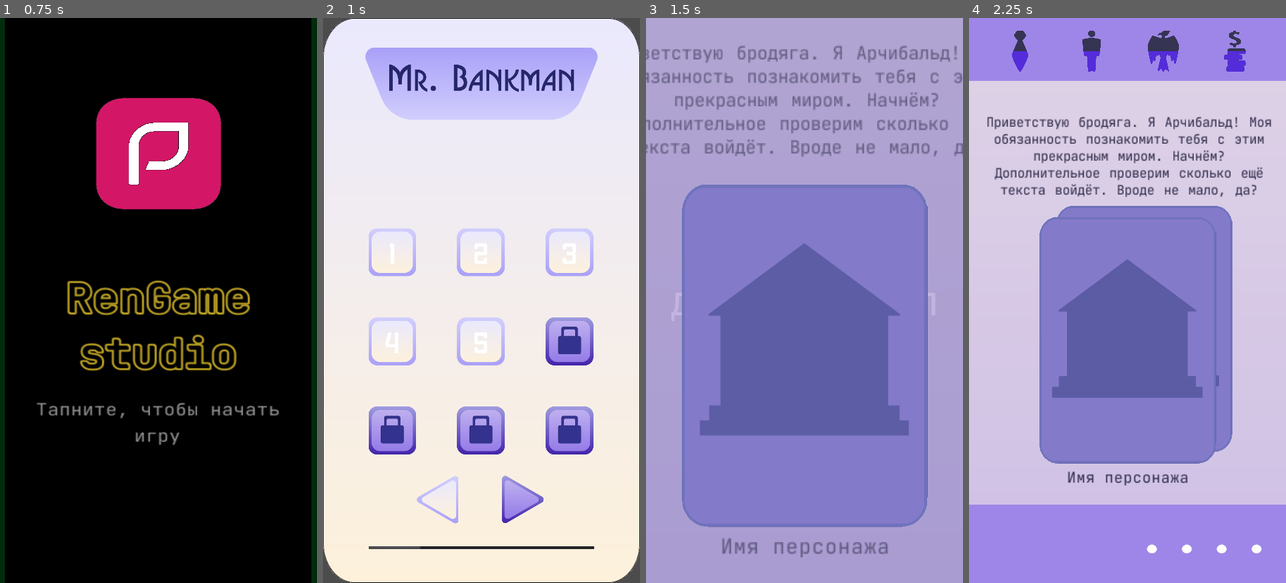
Above: before the commit, frames 1-4 (left to right).
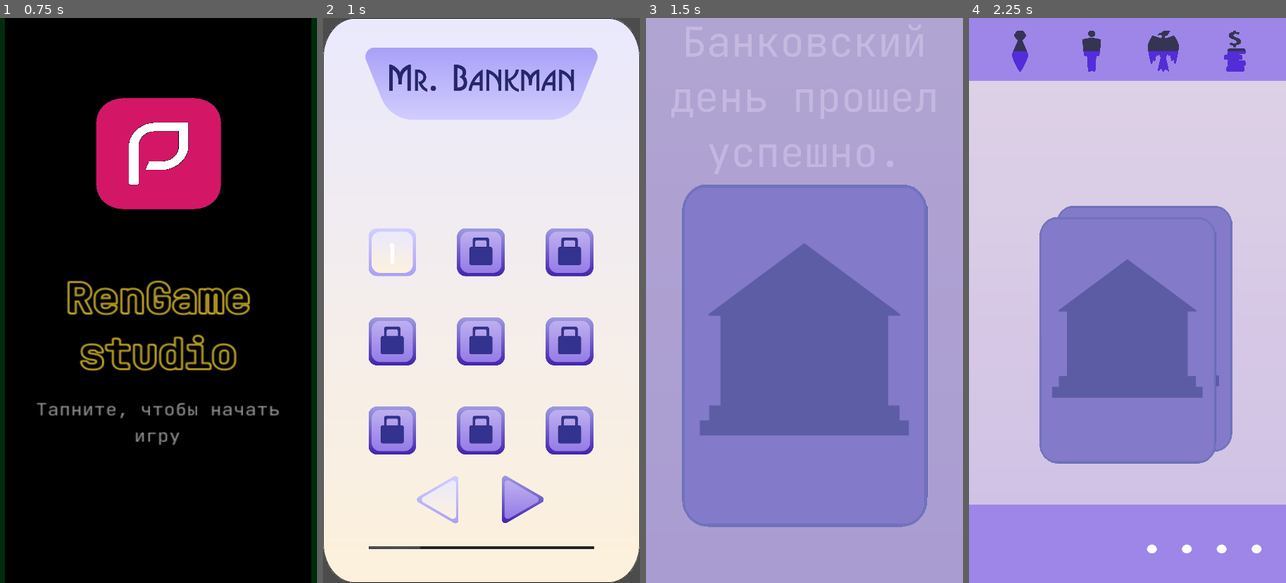
Above: after the commit, the same moments.

Repository: Nothengem/Mr.-Bankman
Game: Godot game, scene res://Scenes/StartMenu.tscn
Same seed, same stepped clock (60 frames per second), same inputs: the game is played once before the commit and once after it. The engine's default icon, where the game draws it, is replaced by a stand-in: a white triangle on a blue panel in a dark square.
Inputs (mouse positions are in pixels of both pictures, inside the frame that each line leads up to):
- Up to frame 1 (0.75 s): tap Enter at 0.5 s; move the mouse to (228, 272) at 0.52 s; click (228, 272) at 0.67 s
- Up to frame 2 (1 s): no input
- Up to frame 3 (1.5 s): click "1" at 1.25 s
- Up to frame 4 (2.25 s): drag from (1064, 328) to (1111, 413) at 2.02 s

Frame 1 is identical in both runs. In frame 2, 5.0% of the frame differs, in the area x 14-86%, y 37-62%; in frame 3, 4.8%; in frame 4, 3.5%.

Commit message:
Музыка и почее

Diff:
--- a/DataBase/CardDataBase.gd
+++ b/DataBase/CardDataBase.gd
@@ -1484,7 +1484,7 @@
 		"Всегда приходится чем-то жертвовать",
 		+18, -6, 0, +6,
 		0, -12, 0, 0,
-		"Random", "CreditCleymoIpotek1",
+		"Random", "Random",
 		"None",
 		8],
 
--- a/Scenes/Character(nextcharacter).tscn
+++ b/Scenes/Character(nextcharacter).tscn
@@ -179,8 +179,6 @@
 rect_min_size = Vector2( 640, 340 )
 custom_constants/line_spacing = -6
 custom_fonts/font = ExtResource( 4 )
-text = "HelpText
-привет"
 autowrap = true
 __meta__ = {
 "_edit_use_anchors_": true
@@ -215,8 +213,6 @@
 rect_pivot_offset = Vector2( 640, 0 )
 custom_constants/line_spacing = -6
 custom_fonts/font = ExtResource( 4 )
-text = "HelpText
-привет"
 align = 2
 autowrap = true
 __meta__ = {
@@ -263,7 +259,6 @@
 anchor_bottom = 0.797619
 rect_pivot_offset = Vector2( 350, 250 )
 custom_fonts/font = ExtResource( 10 )
-text = "Вам, не удалось произвести хоршее впечатление на ревизора. Документы представлены не в срок. Возможно повезёт в следующий раз"
 align = 1
 valign = 1
 autowrap = true
--- a/Scenes/CharacterControl.tscn
+++ b/Scenes/CharacterControl.tscn
@@ -175,9 +175,7 @@
 "values": [ true ]
 }
 
-[node name="CharacterControl" type="Area2D" groups=[
-"CharacterControl",
-]]
+[node name="CharacterControl" type="Area2D" groups=["CharacterControl"]]
 position = Vector2( 540, 1122 )
 script = ExtResource( 2 )
 
--- a/Scenes/IventCard.gd
+++ b/Scenes/IventCard.gd
@@ -3,6 +3,7 @@
 func cardupdate():
 	$CardTextCont/CardText.text = Scriptwriter.CardText
 	$CharNameCont/CharacterName.text = Scriptwriter.CardName
+	$CardTextCont/CardRichText.text = Scriptwriter.CardText
 
 func cardupdate_dice():
 	$CardTextCont/CardText.text = "Для прохождения проверки, нужно выкинуть " + str(Scriptwriter.dice_to_win) + " или выше"
--- a/Scenes/IventCard.tscn
+++ b/Scenes/IventCard.tscn
@@ -1,10 +1,13 @@
-[gd_scene load_steps=9 format=2]
+[gd_scene load_steps=10 format=2]
 
 [ext_resource path="res://Resources/GFX/card_bg_01.PNG" type="Texture" id=1]
 [ext_resource path="res://Resources/GFX/Interface/Font/IventCard.tres" type="Theme" id=3]
 [ext_resource path="res://Scenes/IventCard.gd" type="Script" id=4]
 [ext_resource path="res://Resources/GFX/Interface/Font/JetBrainsMono-VariableFont_wght.ttf" type="DynamicFontData" id=5]
 [ext_resource path="res://Resources/GFX/Interface/Font/TextGame.tres" type="DynamicFont" id=6]
+
+[sub_resource type="Theme" id=4]
+default_font = ExtResource( 6 )
 
 [sub_resource type="DynamicFont" id=1]
 size = 14
@@ -22,9 +25,7 @@
 use_filter = true
 font_data = ExtResource( 5 )
 
-[node name="CardTemplate" type="NinePatchRect" groups=[
-"IventCard",
-]]
+[node name="CardTemplate" type="NinePatchRect" groups=["IventCard"]]
 anchor_left = -0.00370376
 anchor_top = 0.166667
 anchor_right = 1.0037
@@ -54,15 +55,22 @@
 "_edit_use_anchors_": true
 }
 
+[node name="CardRichText" type="RichTextLabel" parent="CardTextCont"]
+margin_top = 4.0
+margin_right = 325.0
+margin_bottom = 124.0
+theme = SubResource( 4 )
+
 [node name="CardText" type="Label" parent="CardTextCont"]
+visible = false
+margin_top = 4.0
 margin_right = 325.0
-margin_bottom = 120.0
+margin_bottom = 124.0
 rect_min_size = Vector2( 325, 120 )
 theme = ExtResource( 3 )
-custom_fonts/font = SubResource( 1 )
 custom_colors/font_color = Color( 0.215686, 0.207843, 0.329412, 1 )
 custom_constants/line_spacing = -6
-text = "Приветствую бродяга. Я Арчибальд! Моя обязанность познакомить тебя с этим прекрасным миром. Начнём? Дополнительное проверим сколько ещё текста войдёт. Вроде не мало, да?"
+custom_fonts/font = SubResource( 1 )
 align = 1
 valign = 1
 autowrap = true
@@ -86,8 +94,7 @@
 margin_bottom = 22.0
 rect_min_size = Vector2( 0, 20 )
 theme = SubResource( 2 )
+custom_colors/font_color = Color( 0.215686, 0.207843, 0.329412, 1 )
 custom_fonts/font = SubResource( 3 )
-custom_colors/font_color = Color( 0.215686, 0.207843, 0.329412, 1 )
-text = "Имя персонажа"
 align = 1
 autowrap = true
--- a/Scenes/LevelChooseScreen.tscn
+++ b/Scenes/LevelChooseScreen.tscn
@@ -7,6 +7,7 @@
 [ext_resource path="res://Resources/GFX/LevelChoose/PreviousPageButton.png" type="Texture" id=5]
 [ext_resource path="res://Resources/GFX/LevelChoose/NextPageButton.png" type="Texture" id=6]
 [ext_resource path="res://Resources/GFX/LevelChoose/Logo.png" type="Texture" id=7]
+[ext_resource path="res://Resources/Music/410574__yummie__game-background-music-loop-short.mp3" type="AudioStream" id=8]
 
 [sub_resource type="Animation" id=1]
 resource_name = "Hide"
@@ -24,17 +25,12 @@
 "values": [ Color( 1, 1, 1, 1 ), Color( 1, 1, 1, 0 ) ]
 }
 
-[node name="LevelChooseScreen" type="Control" groups=[
-"LevelChooseScreen",
-]]
+[node name="LevelChooseScreen" type="Control" groups=["LevelChooseScreen"]]
 anchor_right = 1.0
 anchor_bottom = 1.0
 rect_pivot_offset = Vector2( 540, 960 )
 mouse_filter = 2
 script = ExtResource( 3 )
-__meta__ = {
-"_edit_use_anchors_": false
-}
 
 [node name="TextureRect" type="TextureRect" parent="."]
 anchor_right = 1.0
@@ -117,5 +113,9 @@
 [node name="AnimationPlayer" type="AnimationPlayer" parent="."]
 anims/Hide = SubResource( 1 )
 
+[node name="AudioStreamPlayer2D" type="AudioStreamPlayer2D" parent="."]
+stream = ExtResource( 8 )
+autoplay = true
+
 [connection signal="pressed" from="VBoxContainer/HBoxContainer/NextPage" to="VBoxContainer/HBoxContainer/VLevelButtonsContainer" method="_on_NextPage_pressed"]
 [connection signal="pressed" from="VBoxContainer/HBoxContainer/Previouspage" to="VBoxContainer/HBoxContainer/VLevelButtonsContainer" method="_on_Previouspage_pressed"]
--- a/Scenes/MainScene.tscn
+++ b/Scenes/MainScene.tscn
@@ -12,6 +12,7 @@
 [ext_resource path="res://Resources/GFX/MainScreen/IventCardBackground.png" type="Texture" id=10]
 [ext_resource path="res://Resources/GFX/MainCards/CardShirt.png" type="Texture" id=11]
 [ext_resource path="res://Scenes/DayRules.tscn" type="PackedScene" id=12]
+[ext_resource path="res://Resources/Music/459706__slaking-97__free-music-background-loop-002.wav" type="AudioStream" id=13]
 
 [sub_resource type="DynamicFont" id=1]
 size = 100
@@ -782,15 +783,16 @@
 
 [node name="Label" type="Label" parent="Control"]
 anchor_left = 0.5
-anchor_top = 0.5
+anchor_top = 0.240431
 anchor_right = 0.5
-anchor_bottom = 0.5
+anchor_bottom = 0.451369
 margin_left = -360.0
 margin_top = -201.0
 margin_right = 360.0
 margin_bottom = 201.0
 custom_fonts/font = SubResource( 1 )
-text = "Банковский день прошел успешно"
+text = "Банковский день прошел успешно. Можете бахнуть
+пивасик"
 align = 1
 valign = 1
 autowrap = true
@@ -988,9 +990,11 @@
 align = 1
 valign = 1
 autowrap = true
-__meta__ = {
-"_edit_use_anchors_": false
-}
+
+[node name="BGMusic" type="AudioStreamPlayer" parent="Control"]
+stream = ExtResource( 13 )
+volume_db = -15.0
+autoplay = true
 
 [connection signal="animation_finished" from="Control/AnimationPlayer" to="." method="_on_AnimationPlayer_animation_finished"]
 [connection signal="animation_started" from="Control/AnimationPlayer" to="." method="_on_AnimationPlayer_animation_started"]
--- a/Scenes/NeedTo.tscn
+++ b/Scenes/NeedTo.tscn
@@ -67,9 +67,7 @@
 "values": [ Vector2( -780, -895.42 ), Vector2( -780, -838.823 ), Vector2( -780, -420 ) ]
 }
 
-[node name="NeedTo" type="TextureRect" groups=[
-"NeedTo",
-]]
+[node name="NeedTo" type="TextureRect" groups=["NeedTo"]]
 modulate = Color( 1, 1, 1, 0 )
 margin_left = -1180.0
 margin_top = -820.0
@@ -95,7 +93,7 @@
 margin_bottom = 152.854
 rect_pivot_offset = Vector2( 950, 280 )
 custom_fonts/font = SubResource( 1 )
-text = "Ghjdthrf"
+text = "..."
 align = 1
 valign = 1
 __meta__ = {
--- a/Scriptwriter.gd
+++ b/Scriptwriter.gd
@@ -73,7 +73,7 @@
 var FirstCard = true
 
 # Сохранённая игра
-var levels_complete = 5
+var levels_complete = 1
 #переменная обозначающая текущий уровень
 var  CurrentLevel = 0
 
Not shown, added: Resources/Music/410574__yummie__game-background-music-loop-short.mp3.import
Not shown, added: Resources/Music/459706__slaking-97__free-music-background-loop-002.wav.import
Not shown, added: Resources/Music/515091__nick-simon-adams__piano-background-2.wav.import
Not shown: 1 places in Scenes/LevelChooseScreen.tscn that only renumber resources
Not shown: 1 places in Scenes/MainScene.tscn that only renumber resources
Not shown: 2 places in Scenes/StartMenu.tscn that only renumber resources
Not shown, added: Resources/Music/410574__yummie__game-background-music-loop-short.mp3
Not shown, added: Resources/Music/459706__slaking-97__free-music-background-loop-002.wav
Not shown, added: Resources/Music/515091__nick-simon-adams__piano-background-2.wav
